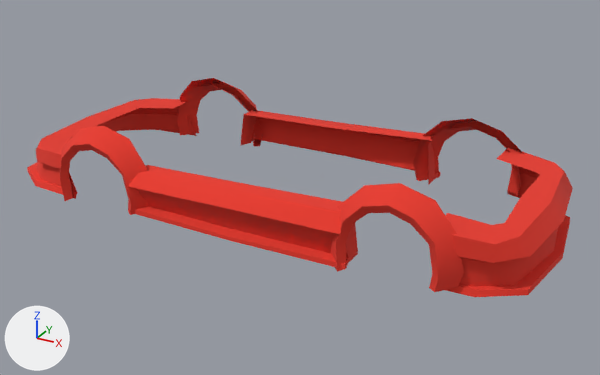
A saved change to the FBX model Assets/ColdResources/Meshes/bodykit.fbx.
Before and after are seen from a 50 mm camera at (5.94, -10.39, 4.23) aimed at (0.23, 0.0, -0.96). Every picture has the same lights, and +X, +Y and +Z are marked at lower left. Where no turn or scale is listed for an object, it has been applied to the vertices.

Objects in the first picture: 'bodykit'.
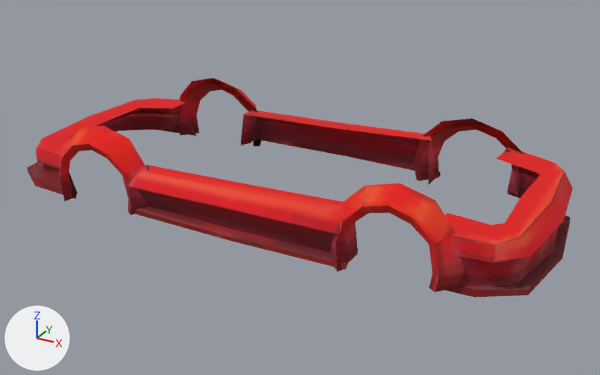
Scene script edits in JSON lines:
```json
{"op": "add", "block": "img_bodykit_col_png", "code": ["img_bodykit_col_png = load_image('bodykit_col.png', '../Maps/bodykit_col.png', 128, 128, 'sRGB')"]}
{"op": "add", "block": "mat_rouge_001", "code": ["mat_rouge_001 = principled_material('rouge.001')", "mat_rouge_001.texture = img_bodykit_col_png", "mat_rouge_001.roughness = 1.0"]}
{"block": "me_cube_001", "where": "me_cube_001.from_pydata(...)  # 298 vertices, 222 faces; spans x -4.71..4.11, y -1.86..1.86, z -1.36..-0.05"}
{"op": "remove", "block": "me_cube_001", "code": "me_cube_001.materials.append(mat_rouge)  # red #e73829"}
{"op": "add", "block": "me_cube_001", "code": "me_cube_001.materials.append(mat_rouge_001)  # picture img_bodykit_col_png"}
```

What differs and where, as boxes [x1, y1, x2, y2] in the pictures (600 x 375 px):
```json
{"object": "bodykit", "change": "recoloured", "before": [27, 78, 570, 297], "after": [27, 78, 570, 297]}
```
